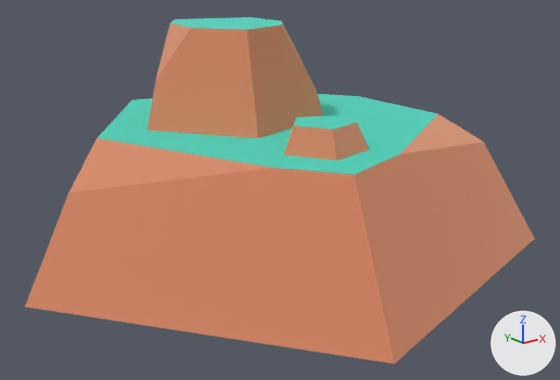
An edit to the glTF model packs/nature-kit/rock-smalltopb.glb, drawn before and after from the same camera.
Before and after are seen from a 50 mm lens placed at (-0.573, -0.758, 0.32), pointed at (0.009, -0.031, 0.029). Lighting does not change. The marker at lower right points along +X, +Y and +Z. The picture after the commit comes second. Where no turn or scale is listed for an object, it has been applied to the vertices.

In view in the first picture: 'rock_smallTopB'.
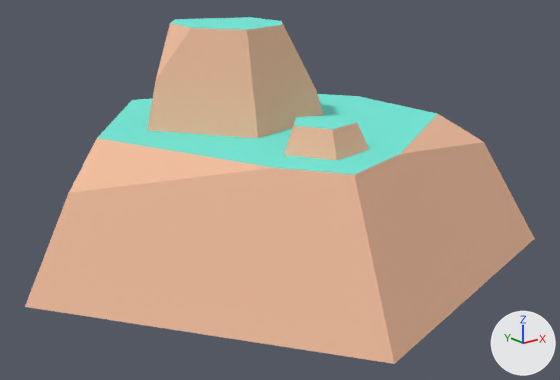
What differs and where, as boxes (x1, y1, x2, y2) in the pictures (560 x 380 px):
```json
{"object": "rock_smallTopB", "change": "surface changed", "before": [25, 17, 535, 364], "after": [25, 17, 535, 364]}
```

Scene script edits in JSON lines:
```json
{"op": "set", "path": "mat_dirt.metallic", "old": "1.0", "new": "0.0"}
{"op": "set", "path": "mat_grass.metallic", "old": "1.0", "new": "0.0"}
{"op": "remove", "block": "ob_tmpparent", "code": ["ob_tmpparent = bpy.data.objects.new('tmpParent', None)", "ob_tmpparent.location = (0.0, 0.0, 0.0)"]}
```
